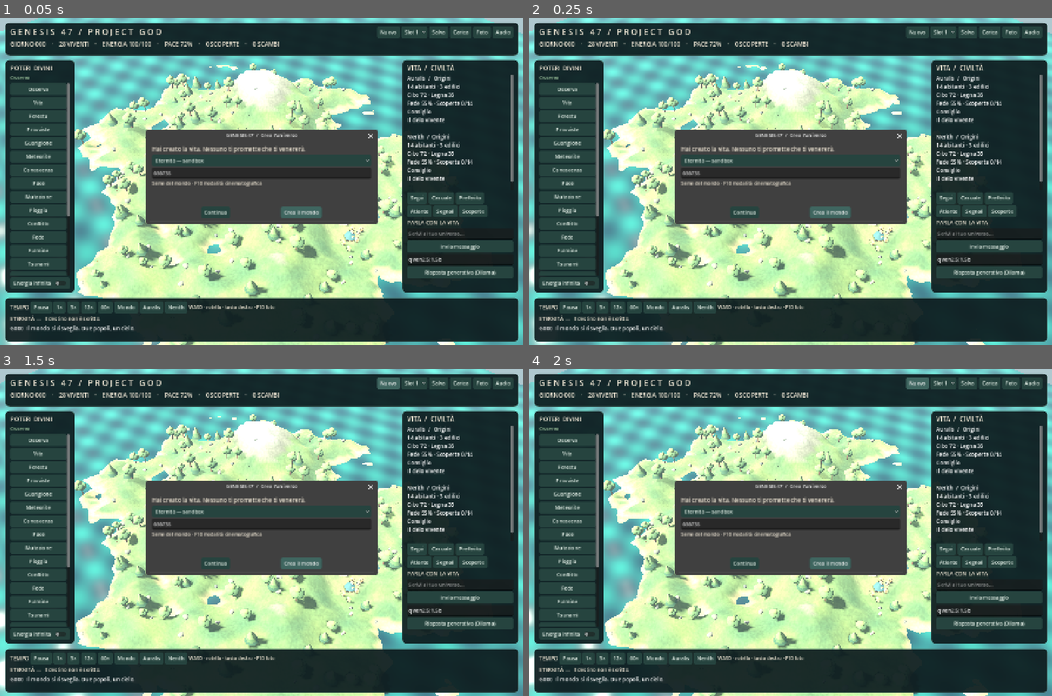
Above: before the commit, frames 1-4 (two rows, left to right).
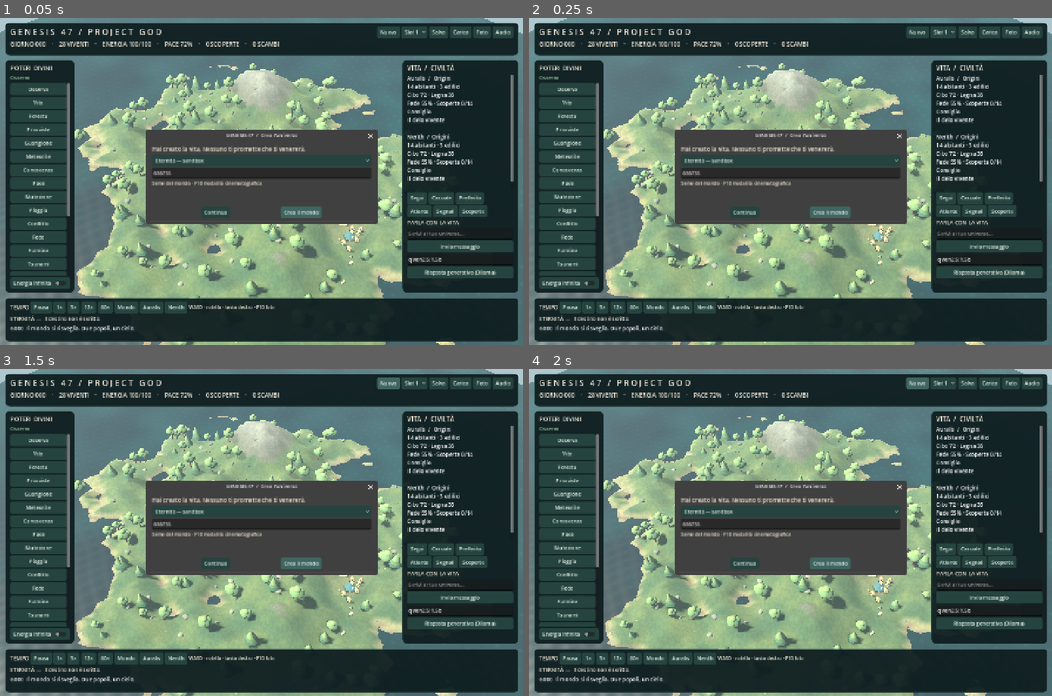
Above: after the commit, the same moments.

Repository: kekko98kekko-dev/GENESIS-47
Game: Godot game, scene res://main.tscn
The game is run twice, just before and just after one commit, with the same random seed, the same clock (stepped at 60 frames per second) and the same inputs.
Inputs (mouse positions are in pixels of both pictures, inside the frame that each line leads up to):
- Up to frame 1 (0.05 s): no input
- Up to frame 2 (0.25 s): no input
- Up to frame 3 (1.5 s): click (460, 584) at 0.52 s; type "12" at 0.6 s; click "Nuovo" at 1.25 s
- Up to frame 4 (2 s): no input

The runs differ from the first frame. In frame 1, 38% of the frame differs, in the area x 0-100%, y 0-100%; in frame 2, 38%; in frame 3, 38%; in frame 4, 38%.

Commit message:
Improve natural scenery, import space architecture and balance daylight and water

Diff:
--- a/scripts/world.gd
+++ b/scripts/world.gd
@@ -212,7 +212,7 @@
  env.sky=sky
  env.ambient_light_source=Environment.AMBIENT_SOURCE_COLOR
  env.ambient_light_color=Color("d2e2e7")
- env.ambient_light_energy=.72
+ env.ambient_light_energy=.40
  env.fog_enabled=true
  env.fog_light_color=Color("afc8cf")
  env.fog_density=.0018
@@ -223,7 +223,7 @@
  add_child(sun)
  sun.rotation_degrees=Vector3(-53,-37,0)
  sun.light_color=Color("fff0cc")
- sun.light_energy=1.55
+ sun.light_energy=.90
  sun.shadow_enabled=true
  sun.directional_shadow_max_distance=115
  camera=Camera3D.new()
@@ -687,9 +687,9 @@
     else:animal.target=animal.center
   var phase=fmod(float(sim.day)+tick/1.7,16.0)/16.0
   var daylight=clampf(.63+.48*sin(phase*TAU+.8),.16,1)
-  sun.light_energy=.30+daylight*1.3
+  sun.light_energy=.14+daylight*.83
   sun.light_color=Color("b3c9ff").lerp(Color("fff1d1"),daylight)
-  env.ambient_light_energy=.28+daylight*.44
+  env.ambient_light_energy=.12+daylight*.31
   sky_material.sky_top_color=Color("172b51").lerp(Color("4d86b4"),daylight)
   sky_material.sky_horizon_color=Color("495478").lerp(Color("cfdfd4"),daylight)
   env.fog_light_color=Color("374f68").lerp(Color("afc8cf"),daylight)
--- a/shaders/terrain.gdshader
+++ b/shaders/terrain.gdshader
@@ -6,6 +6,6 @@
 float noise2(vec2 p){vec2 i=floor(p),f=fract(p); f=f*f*(3.0-2.0*f); return mix(mix(hash(i),hash(i+vec2(1,0)),f.x),mix(hash(i+vec2(0,1)),hash(i+vec2(1,1)),f.x),f.y);}
 void fragment(){
  float grain=noise2(wp.xz*3.0)*.14+noise2(wp.xz*13.0)*.06;
- ALBEDO=COLOR.rgb*(.88+grain);
+ ALBEDO=COLOR.rgb*(.68+grain*.85);
  ROUGHNESS=.97;
 }
--- a/shaders/water.gdshader
+++ b/shaders/water.gdshader
@@ -1,17 +1,22 @@
 shader_type spatial;
 render_mode cull_disabled, diffuse_burley, specular_schlick_ggx;
 varying vec3 wp;
+float hash(vec2 p){return fract(sin(dot(p,vec2(127.1,311.7)))*43758.5453);}
+float n2(vec2 p){vec2 i=floor(p),f=fract(p);f=f*f*(3.0-2.0*f);return mix(mix(hash(i),hash(i+vec2(1,0)),f.x),mix(hash(i+vec2(0,1)),hash(i+vec2(1,1)),f.x),f.y);}
 void vertex(){
- VERTEX.y += sin(VERTEX.x*.31+TIME*1.1)*.075+cos(VERTEX.z*.42-TIME*.85)*.06;
+ VERTEX.y+=sin(VERTEX.x*.31+TIME*.8)*.045+cos(VERTEX.z*.42-TIME*.63)*.035;
  wp=(MODEL_MATRIX*vec4(VERTEX,1.0)).xyz;
 }
 void fragment(){
- float a=sin(wp.x*.48+wp.z*.20+TIME*.8);
- float b=cos(wp.x*.14-wp.z*.61+TIME*.6);
+ vec2 p=wp.xz;
+ float q=n2(p*.12+vec2(TIME*.035,-TIME*.025));
+ float r=sin(p.x*2.4+p.y*.61+q*5.0+TIME*.8)*.5+.5;
+ float s=cos(p.x*.71-p.y*1.9+q*4.0-TIME*.65)*.5+.5;
  float f=pow(1.0-max(dot(NORMAL,VIEW),0.0),3.0);
- float w=a*b*.5+.5;
- ALBEDO=mix(mix(vec3(.025,.19,.25),vec3(.08,.48,.46),w),vec3(.53,.78,.79),f*.55);
- ROUGHNESS=.23;
- METALLIC=.1;
- NORMAL_MAP=vec3(.5+.08*a,.5+.08*b,1.0);
+ ALBEDO=mix(vec3(.012,.071,.102),vec3(.027,.164,.18),q);
+ ALBEDO+=vec3(.025,.045,.046)*pow(r*s,4.0);
+ ALBEDO=mix(ALBEDO,vec3(.19,.35,.39),f*.45);
+ ROUGHNESS=.32;
+ METALLIC=.05;
+ NORMAL_MAP=vec3(.5+.035*(r-.5),.5+.035*(s-.5),1.0);
 }
